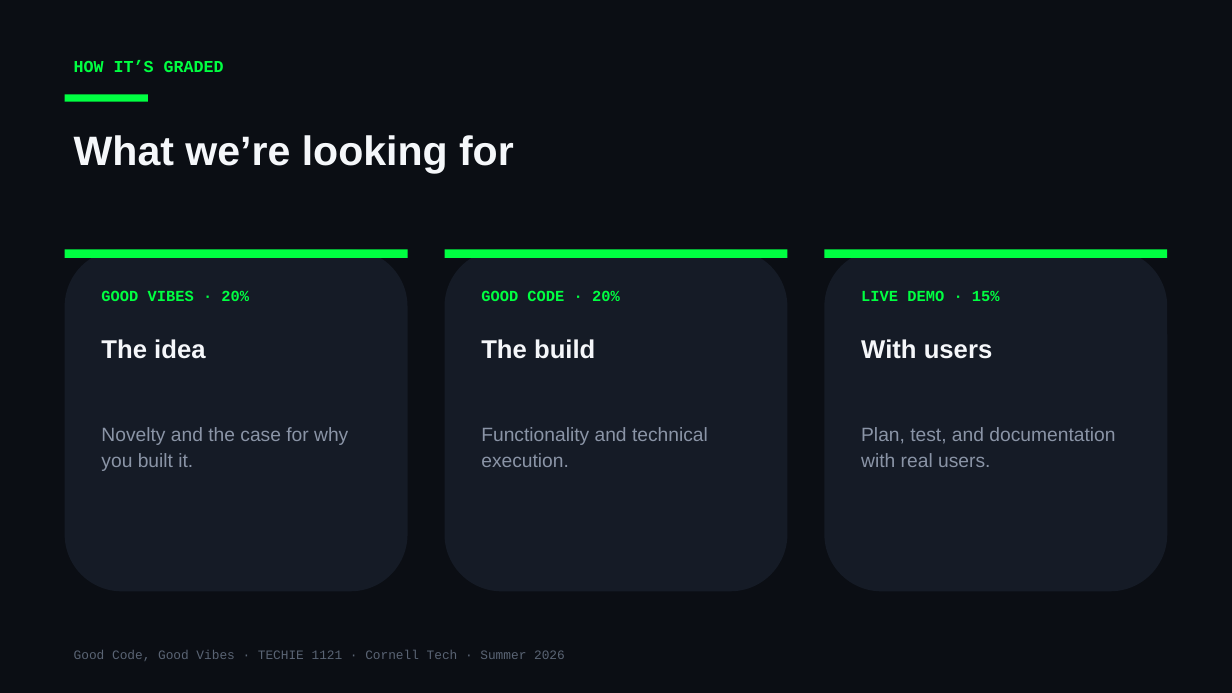
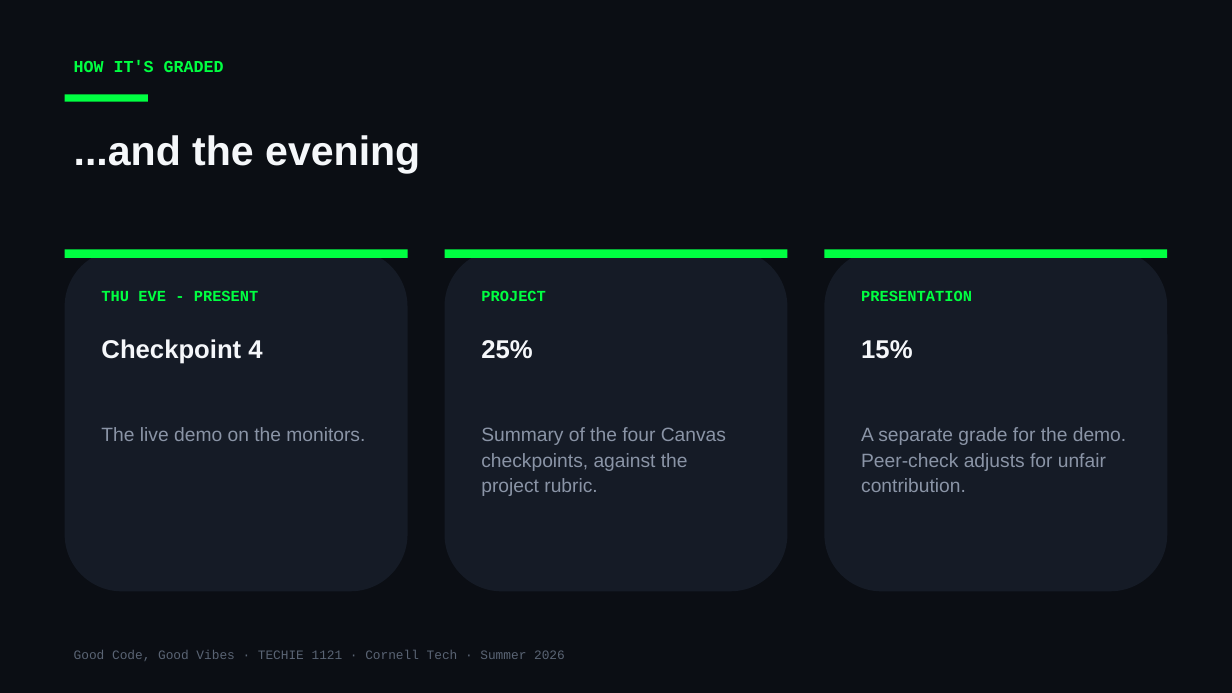
Before and after one commit to Cornell-Tech-Vibe-Coding-Summer-2026/website, a slide deck: slide 8 of slides/Week3-Thu-Final-Presentations.pptx (slide 4 before the commit). Drawn at 1232x693 pixels with LibreOffice and Linux fonts; fonts in the diff are those of the drawing. Boxes give left, top, right and bottom in pixels: in the first picture for what was removed or moved away, otherwise in the second. Text is boxed around its words. In the diff, an @@ line names an element or a change of style, - is before the commit and + after.

```diff
--- a/slides/Week3-Thu-Final-Presentations.pptx
+++ b/slides/Week3-Thu-Final-Presentations.pptx
@@ text at bbox=[74, 135, 420, 174]: text changed @@
-What we’re looking for
+...and the evening
@@ text at bbox=[101, 290, 259, 301]: text changed @@
-GOOD VIBES · 20%
+THU EVE - PRESENT
@@ text at bbox=[481, 290, 546, 301]: text changed @@
-GOOD CODE · 20%
+PROJECT
@@ text at bbox=[861, 290, 972, 301]: text changed @@
-LIVE DEMO · 15%
+PRESENTATION
@@ text at bbox=[101, 339, 262, 364]: text changed @@
-The idea
+Checkpoint 4
@@ text at bbox=[481, 340, 532, 359]: text changed @@
-The build
+25%
@@ text at bbox=[861, 340, 912, 359]: text changed @@
-With users
+15%
@@ text at bbox=[101, 427, 365, 441]: text changed @@
-Novelty and the case for why you built it.
+The live demo on the monitors.
@@ text at bbox=[481, 427, 726, 496]: text changed @@
-Functionality and technical execution.
+Summary of the four Canvas checkpoints, against the project rubric.
@@ text at bbox=[861, 427, 1126, 492]: text changed @@
-Plan, test, and documentation with real users.
+A separate grade for the demo. Peer-check adjusts for unfair contribution.
```
Also in this commit, not shown: 4 other slides changed, 5 slides added, 1 slide removed, 5 other files.
